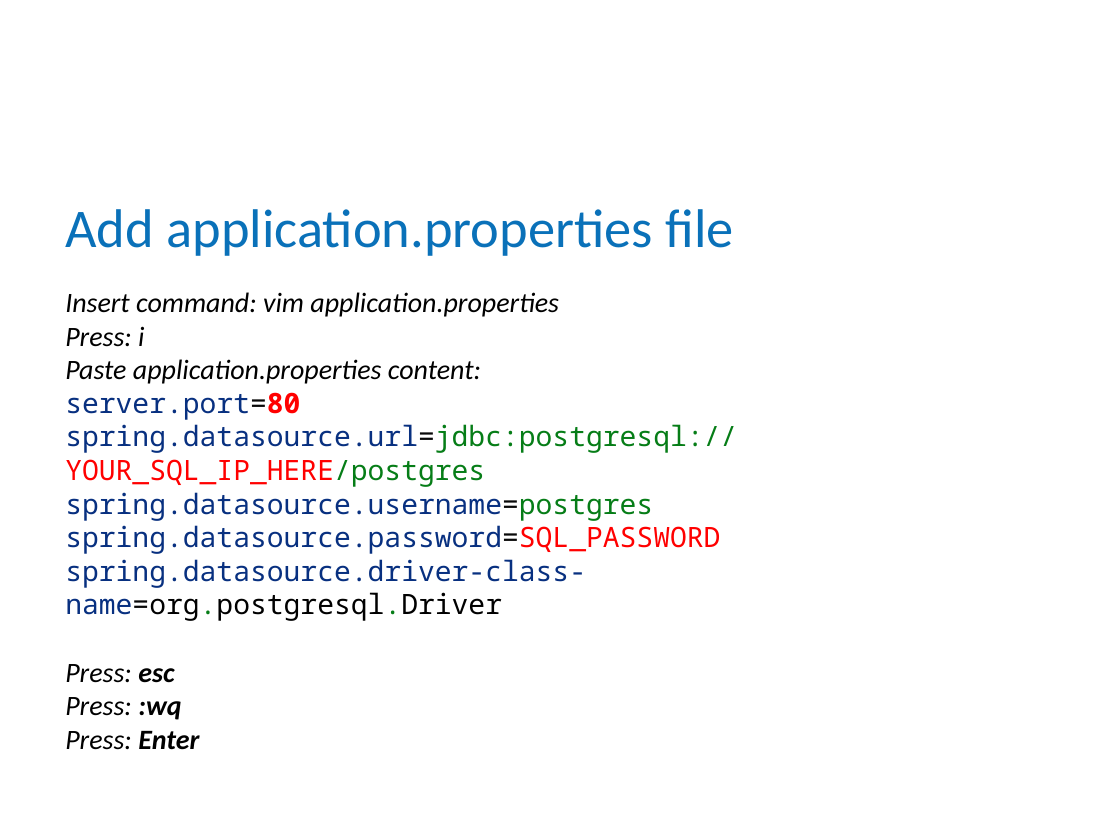
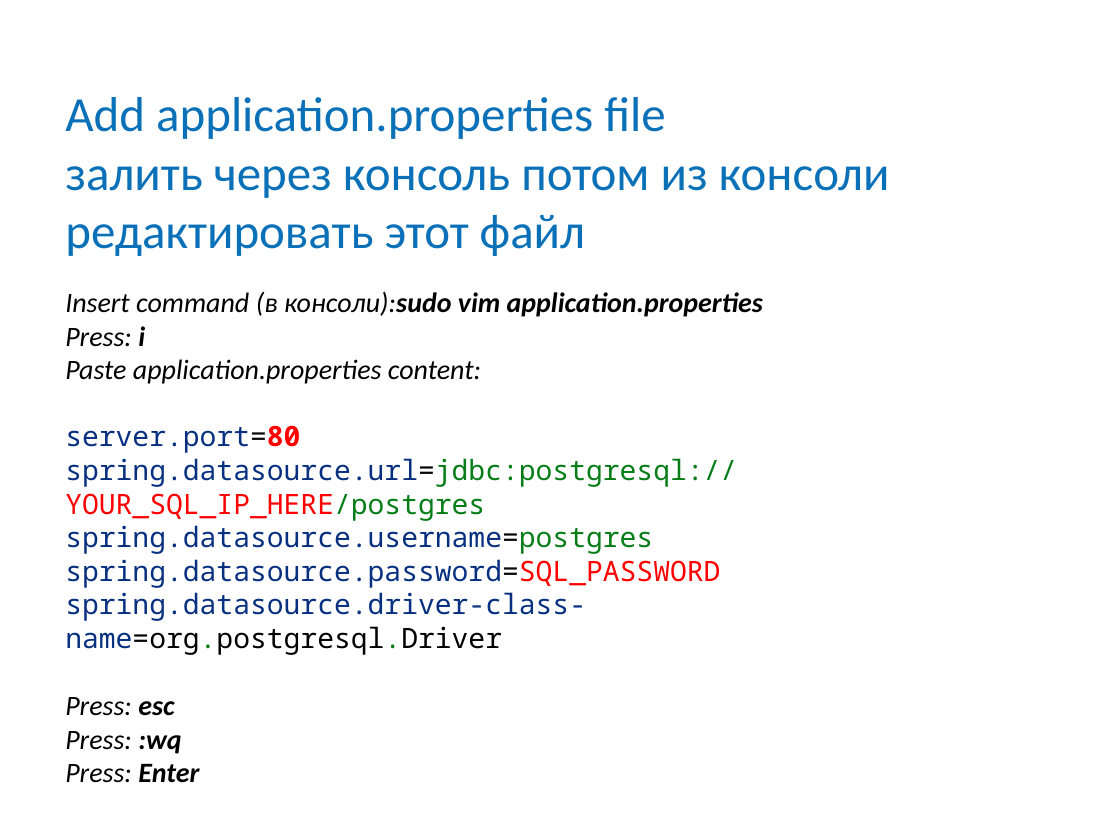
Before and after one commit to mitka0260/BCSlessons, a slide deck: slide 14 of src/main/java/ee/bcs/java/lectures/Loeng47 - Google-Cloud-Deploy.pptx (slide 7 before the commit). Drawn at 1120x840 pixels with LibreOffice and Linux fonts; fonts in the diff are those of the drawing; background and template pictures are left out. Boxes give left, top, right and bottom in pixels: in the first picture for what was removed or moved away, otherwise in the second. Text is boxed around its words. In the diff, an @@ line names an element or a change of style, - is before the commit and + after.

```diff
--- a/src/main/java/ee/bcs/java/lectures/Loeng47 - Google-Cloud-Deploy.pptx
+++ b/src/main/java/ee/bcs/java/lectures/Loeng47 - Google-Cloud-Deploy.pptx
@@ title at (65, 97, 890, 256): text changed; size 35 to 31.5 pt @@
-Add application.properties file
+Add application.properties file
+залить через консоль потом из консоли редактировать этот файл
@@ text at (65, 291, 763, 317): text changed; bold on @@
-Insert command: vim application.properties
+Insert command (в консоли):sudo vim application.properties
```
Also in this commit, not shown: 4 other slides changed, 7 slides added, 1 other file.
